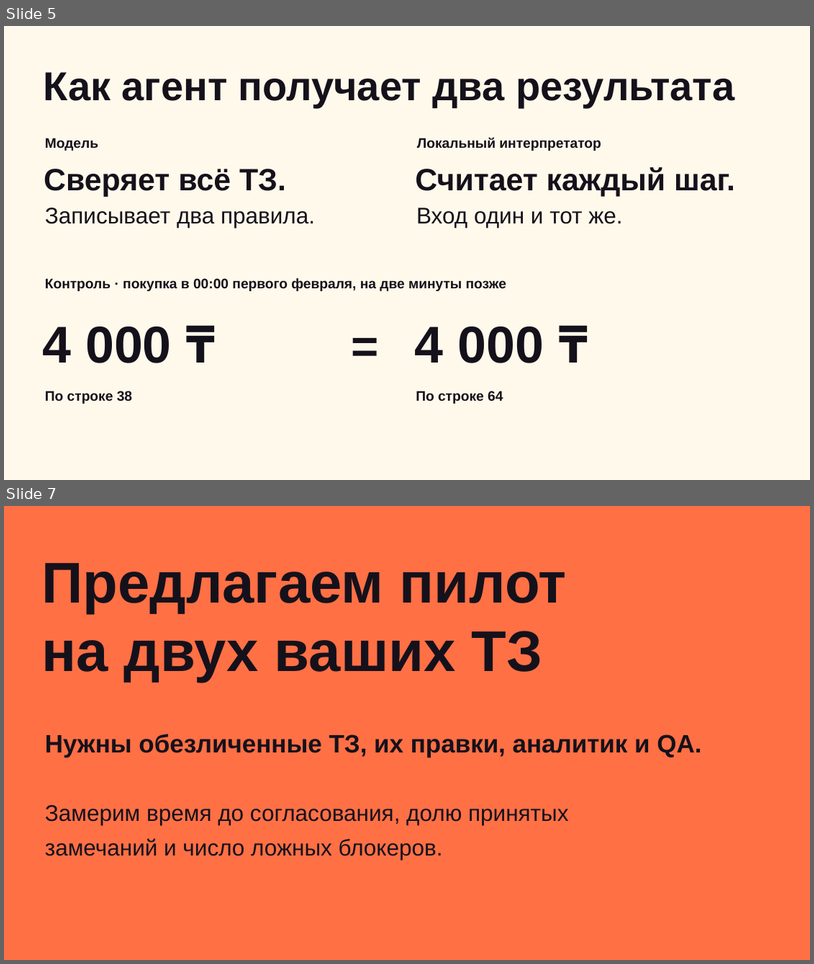
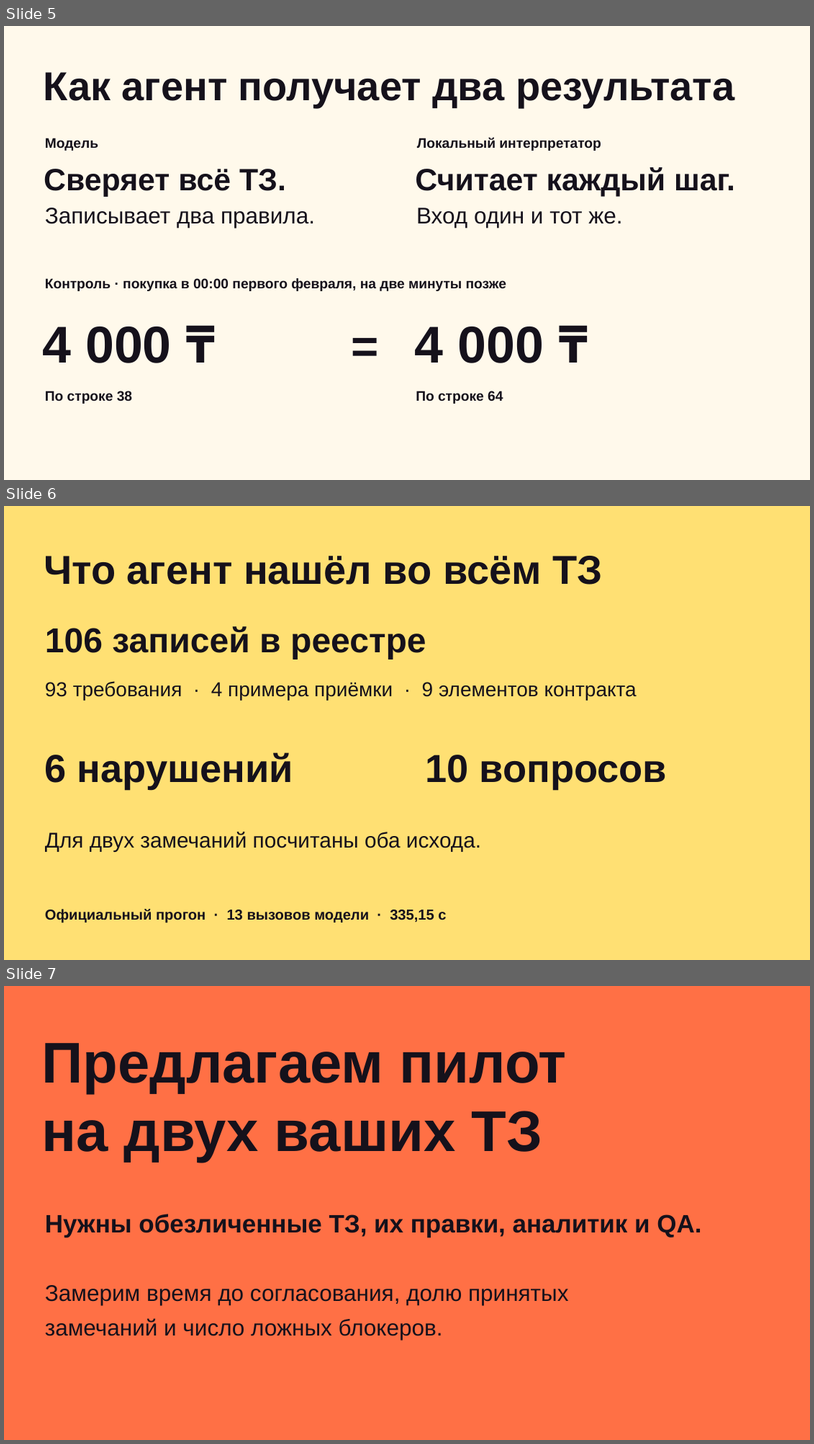
Before and after one commit to gojosatorukz/bcc-requirements-reviewer, a slide deck: presentation/bcc-pitch.pptx. Shown one above the other, each under a label of ours: slides 5 and 7 before the commit, slides 5, 6 and 7 after it; the slides between them are not shown. The pictures are 814x964 and 814x1444 pixels, drawn with LibreOffice and Linux fonts; fonts in the diff are those of the drawing. Boxes give left, top, right and bottom in pixels: in the first picture for what was removed or moved away, otherwise in the second. Text is boxed around its words. In the diff, an @@ line names an element or a change of style, - is before the commit and + after.

```diff
--- a/presentation/bcc-pitch.pptx
+++ b/presentation/bcc-pitch.pptx
@@ slide 6 added at (4, 506, 810, 960), background #FFE073 @@
@@ text added at (44, 556, 602, 584), 48 pt, text #15111B, bold @@
+Что агент нашёл во всём ТЗ
@@ text added at (45, 626, 427, 659), 41.2 pt, text #15111B, bold @@
+106 записей в реестре
@@ text added at (45, 681, 637, 700), 24 pt, text #15111B @@
+93 требования · 4 примера приёмки · 9 элементов контракта
@@ text added at (45, 752, 293, 790), 46.5 pt, text #15111B, bold @@
+6 нарушений
@@ text added at (425, 754, 667, 790), 46.5 pt, text #15111B, bold @@
+10 вопросов
@@ text added at (45, 831, 481, 852), 25.5 pt, text #15111B @@
+Для двух замечаний посчитаны оба исхода.
@@ text added at (45, 908, 446, 923), 17.2 pt, text #15111B, bold @@
+Официальный прогон · 13 вызовов модели · 335,15 с
```
Also in this commit, not shown: 2 slides changed, 1 slide removed.
